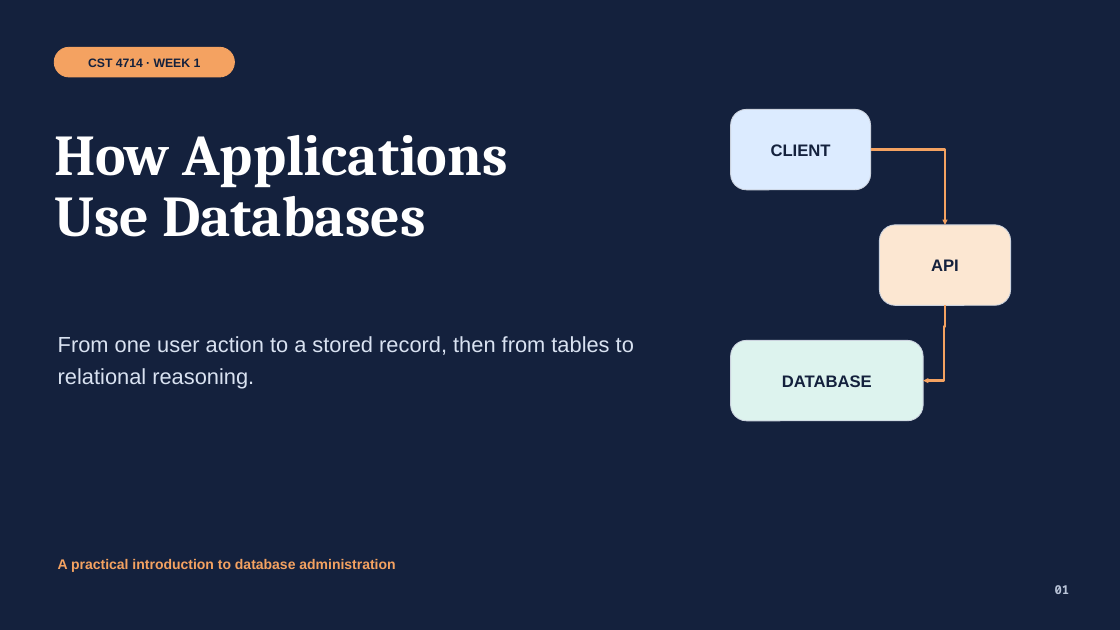
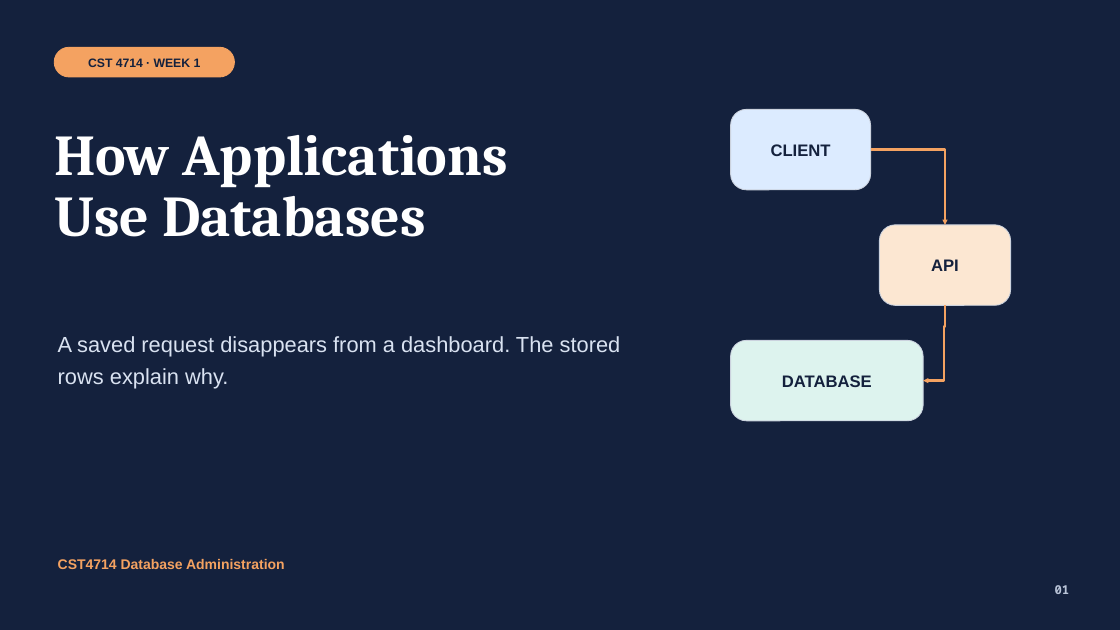
Before and after one commit to lolusername/CST4714_DB_admin, a slide deck: slide 1 of week_01/week_01_responsibility_relational_thinking.pptx. Drawn at 1120x630 pixels with LibreOffice and Linux fonts; fonts in the diff are those of the drawing. Boxes give left, top, right and bottom in pixels: in the first picture for what was removed or moved away, otherwise in the second. Text is boxed around its words. In the diff, an @@ line names an element or a change of style, - is before the commit and + after.

Commit message:
Teach Week 1 through a tested missing-request case

```diff
--- a/week_01/week_01_responsibility_relational_thinking.pptx
+++ b/week_01/week_01_responsibility_relational_thinking.pptx
@@ text at (x1=58, y1=336, x2=621, y2=388): text changed @@
-From one user action to a stored record, then from tables to relational reasoning.
+A saved request disappears from a dashboard. The stored rows explain why.
@@ text at (x1=58, y1=559, x2=285, y2=569): text changed @@
-A practical introduction to database administration
+CST4714 Database Administration
```
Also in this commit, not shown: 14 other slides changed, 1 slide added, 1 slide removed, 4 other files.
